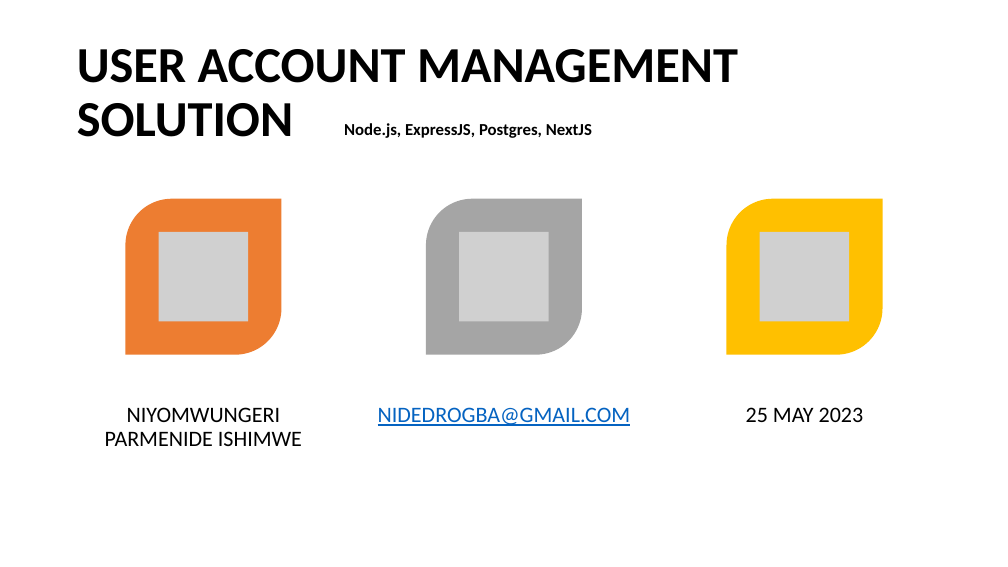
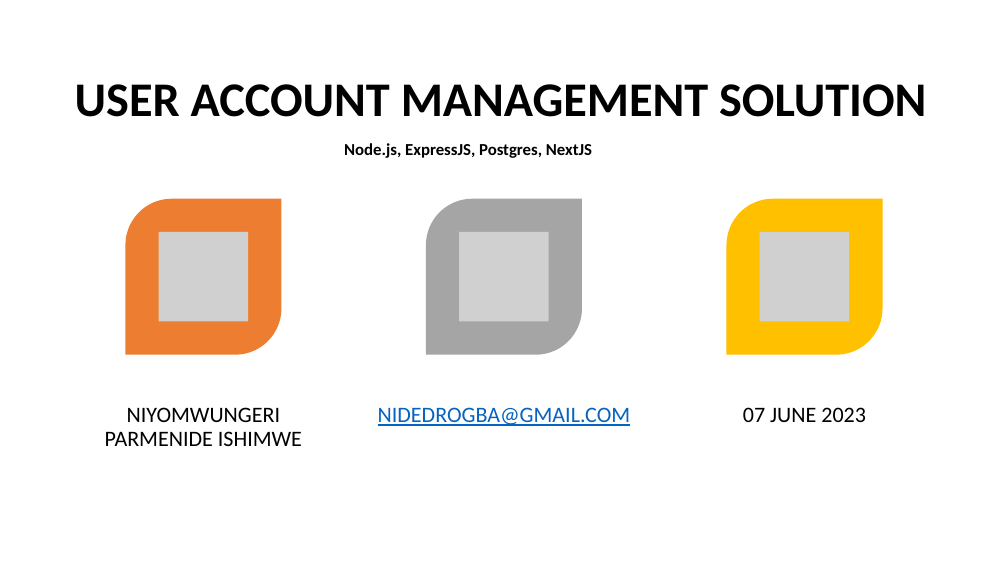
Before and after one commit to Nide17/irembo-user-acc-mgt, a slide deck: slide 1 of ppt.pptx. Drawn at 1008x567 pixels with LibreOffice and Linux fonts; fonts in the diff are those of the drawing; grey boxes stand for pictures. Boxes give left, top, right and bottom in pixels: in the first picture for what was removed or moved away, otherwise in the second. Text is boxed around its words. In the diff, an @@ line names an element or a change of style, - is before the commit and + after.

```diff
--- a/ppt.pptx
+++ b/ppt.pptx
@@ text "USER ACCOUNT MANAGEMENT SOLUTION": place and size @@
-text "USER ACCOUNT MANAGEMENT SOLUTION" at [77,49,738,137]
+text "USER ACCOUNT MANAGEMENT SOLUTION" at [75,84,926,117]
@@ text "USER ACCOUNT MANAGEMENT SOLUTION" at [75,84,926,117]: size 48 to 46 pt; alignment left to centre; less space between paragraphs @@
@@ text "Node.js, ExpressJS, Postgres, NextJS" at [344,143,592,158]: less space between paragraphs @@
@@ text at [743,407,866,422]: text changed @@
-25 MAY 2023
+07 JUNE 2023
```
Also in this commit, not shown: 11 other slides changed, 1 slide added, 6 other files.
